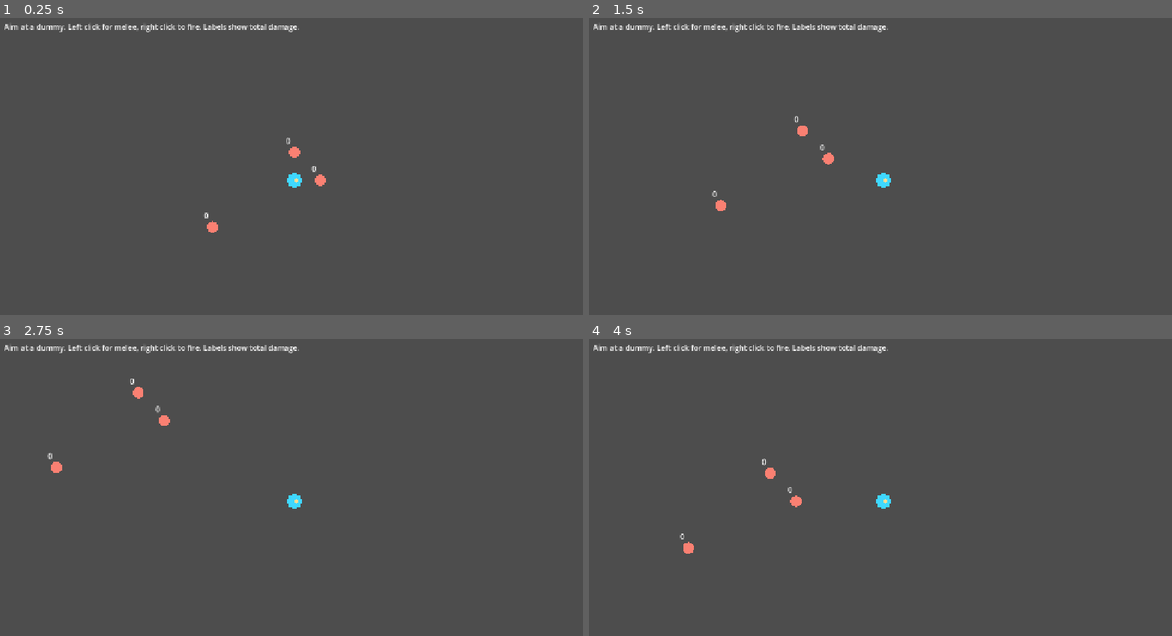
Above: before the commit, frames 1-4 (two rows, left to right).
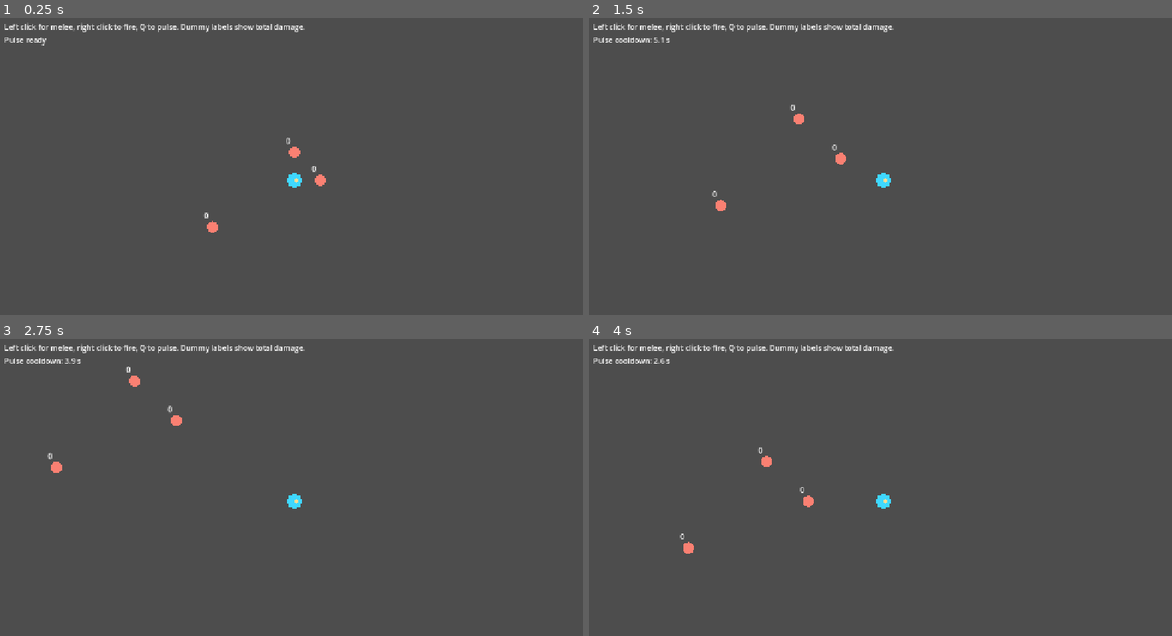
Above: after the commit, the same moments.

Repository: saiiie/The-Last-Lightkeeper
Game: Godot game, scene res://scenes/tests/a_combat_test.tscn
Two runs of this game, one before a commit and one after it. Both use one fixed random seed, a clock stepped at 60 frames per second and the inputs below. This scene is started directly instead of the project's main scene.
Inputs (mouse positions are in pixels of both pictures, inside the frame that each line leads up to):
- Up to frame 1 (0.25 s): no input
- Up to frame 2 (1.5 s): tap Enter at 0.5, 1.25 s; move the mouse to (1014, 163) at 0.52 s; hold D (move_right) 0.53-1.28 s; tap Q (lantern_pulse) at 0.6, 1.35 s; move the mouse to (763, 196) at 1.27 s; hold S (move_down) from 1.28 s (still down)
- Up to frame 3 (2.75 s): tap Enter at 2 s; move the mouse to (355, 428) at 2.02 s; release S (move_down) at 2.03 s; hold D (move_right) from 2.03 s (still down); click (355, 428) at 2.1 s; tap Q (lantern_pulse) at 2.3 s
- Up to frame 4 (4 s): tap Enter at 2.75, 3.5 s; move the mouse to (851, 567) at 2.77 s; release D (move_right) at 2.78 s; hold W (move_up) 2.78-3.53 s; right-click (851, 567) at 2.85 s; tap Q (lantern_pulse) at 3.05, 3.8 s; move the mouse to (1061, 552) at 3.52 s; hold A (move_left) from 3.53 s (still down); tap T at 3.6 s

The runs differ from the first frame. In frame 1, 0.7% of the frame differs, in the area x 0-53%, y 1-10%; in frame 2, 1.1%; in frame 3, 1.1%, in the area x 0-53%, y 1-30%; in frame 4, 1.1%.

Commit message:
feat(combat): add lantern pulse and cooldown feedback

Diff:
--- a/scenes/player/player.tscn
+++ b/scenes/player/player.tscn
@@ -29,3 +29,11 @@
 visible = false
 width = 6.0
 default_color = Color(1, 0.87, 0.58, 1)
+
+[node name="PulseRing" type="Line2D" parent="."]
+visible = false
+top_level = true
+width = 5.0
+default_color = Color(0.55, 0.93, 1, 1)
+closed = true
+antialiased = true
--- a/scenes/tests/a_combat_test.gd
+++ b/scenes/tests/a_combat_test.gd
@@ -3,6 +3,9 @@
 class Dummy extends Area2D:
 	var damage_received: int = 0
 	var readout := Label.new()
+	var pulse_hits: int = 0
+	var stun_remaining: float = 0.0
+	var knockback_velocity := Vector2.ZERO
 
 	func _ready() -> void:
 		collision_layer = 4
@@ -23,6 +26,21 @@
 		damage_received += amount
 		readout.text = str(damage_received)
 
+	func apply_lantern_pulse(stun_seconds: float, knockback: Vector2) -> void:
+		pulse_hits += 1
+		stun_remaining = stun_seconds
+		knockback_velocity = knockback
+		modulate = Color.LIGHT_SKY_BLUE
+
+	func _physics_process(delta: float) -> void:
+		if stun_remaining <= 0.0:
+			return
+		position += knockback_velocity * delta
+		knockback_velocity = knockback_velocity.move_toward(Vector2.ZERO, 1200.0 * delta)
+		stun_remaining = maxf(0.0, stun_remaining - delta)
+		if stun_remaining == 0.0:
+			modulate = Color.WHITE
+
 
 func _ready() -> void:
 	for location in [Vector2(55, 0), Vector2(0, -60), Vector2(-175, 100)]:
@@ -31,6 +49,46 @@
 		add_child(dummy)
 	if "--verify-a2" in OS.get_cmdline_user_args():
 		_verify.call_deferred()
+	if "--verify-a3" in OS.get_cmdline_user_args():
+		_verify_pulse.call_deferred()
+	$Player.pulse_cooldown_changed.connect(_show_pulse_cooldown)
+
+
+func _show_pulse_cooldown(remaining: float, _total: float) -> void:
+	$HUD/PulseStatus.text = "Pulse ready" if remaining <= 0.0 else "Pulse cooldown: %.1f s" % remaining
+
+
+func _verify_pulse() -> void:
+	var east: Dummy = get_child(2)
+	var north: Dummy = get_child(3)
+	var far: Dummy = get_child(4)
+	await _wait(4)
+	await _press_pulse()
+	var passed := east.pulse_hits == 1 and north.pulse_hits == 1 and far.pulse_hits == 0
+	passed = passed and east.stun_remaining > 0.0 and north.stun_remaining > 0.0
+	passed = passed and east.position.x > 55.0 and north.position.y < -60.0
+	passed = passed and $Player/PulseRing.visible and $Player.pulse_cooldown_remaining > 5.9
+	passed = passed and $HUD/PulseStatus.text.begins_with("Pulse cooldown")
+	await _press_pulse()
+	passed = passed and east.pulse_hits == 1 and north.pulse_hits == 1
+	await _wait(30)
+	passed = passed and not $Player/PulseRing.visible
+	await _wait(340)
+	passed = passed and $Player.pulse_cooldown_remaining == 0.0 and $HUD/PulseStatus.text == "Pulse ready"
+	await _press_pulse()
+	passed = passed and east.pulse_hits == 2 and north.pulse_hits == 2 and far.pulse_hits == 0
+	if passed:
+		print("A3 pulse checks passed")
+	else:
+		push_error("A3 pulse checks failed")
+	get_tree().quit(0 if passed else 1)
+
+
+func _press_pulse() -> void:
+	Input.action_press("lantern_pulse")
+	await _wait(3)
+	Input.action_release("lantern_pulse")
+	await _wait(1)
 
 
 func _verify() -> void:
--- a/scenes/tests/a_combat_test.tscn
+++ b/scenes/tests/a_combat_test.tscn
@@ -13,4 +13,9 @@
 [node name="Instructions" type="Label" parent="HUD"]
 offset_left = 20.0
 offset_top = 20.0
-text = "Aim at a dummy. Left click for melee, right click to fire. Labels show total damage."
+text = "Left click for melee, right click to fire, Q to pulse. Dummy labels show total damage."
+
+[node name="PulseStatus" type="Label" parent="HUD"]
+offset_left = 20.0
+offset_top = 48.0
+text = "Pulse ready"
--- a/scripts/player/player.gd
+++ b/scripts/player/player.gd
@@ -10,6 +10,12 @@
 const MELEE_REACH := 65.0
 const MELEE_COOLDOWN := 0.35
 const RANGED_COOLDOWN := 0.55
+const PULSE_RADIUS := 110.0
+const PULSE_COOLDOWN := 6.0
+const PULSE_STUN_SECONDS := 0.65
+const PULSE_KNOCKBACK_SPEED := 240.0
+const PULSE_FLASH_SECONDS := 0.3
+const ENEMY_MASK := 1 << 2
 
 @export var move_speed: float = 230.0
 @export_range(1, 1000) var max_health: int = 100
@@ -18,13 +24,19 @@
 
 var shards: int = 0
 var pulse_cooldown_remaining: float = 0.0
-var pulse_cooldown_total: float = 0.0
+var pulse_cooldown_total: float = PULSE_COOLDOWN
 var _controls_enabled: bool = true
 var _melee_remaining: float = 0.0
 var _ranged_remaining: float = 0.0
 var _melee_flash_remaining: float = 0.0
 
 @onready var _melee_flash: Line2D = $MeleeFlash
+@onready var _pulse_ring: Line2D = $PulseRing
+
+
+func _ready() -> void:
+	for segment in range(64):
+		_pulse_ring.add_point(Vector2.from_angle(TAU * segment / 64.0) * PULSE_RADIUS)
 
 
 func _physics_process(delta: float) -> void:
@@ -32,13 +44,47 @@
 	_ranged_remaining = maxf(0.0, _ranged_remaining - delta)
 	_melee_flash_remaining = maxf(0.0, _melee_flash_remaining - delta)
 	_melee_flash.visible = _melee_flash_remaining > 0.0
+	if pulse_cooldown_remaining > 0.0:
+		pulse_cooldown_remaining = maxf(0.0, pulse_cooldown_remaining - delta)
+		pulse_cooldown_changed.emit(pulse_cooldown_remaining, pulse_cooldown_total)
 	if not _controls_enabled or current_health <= 0:
 		return
 	var direction := Input.get_vector("move_left", "move_right", "move_up", "move_down")
 	velocity = direction * move_speed
 	move_and_slide()
+	if Input.is_action_just_pressed("lantern_pulse") and pulse_cooldown_remaining <= 0.0:
+		_cast_pulse()
 	var aim := global_position.direction_to(get_global_mouse_position())
 	_try_attacks(aim, Input.is_action_just_pressed("melee_attack"), Input.is_action_just_pressed("ranged_attack"))
+
+
+func _cast_pulse() -> void:
+	pulse_cooldown_remaining = pulse_cooldown_total
+	pulse_cooldown_changed.emit(pulse_cooldown_remaining, pulse_cooldown_total)
+
+	_pulse_ring.global_position = global_position
+	_pulse_ring.modulate.a = 1.0
+	_pulse_ring.show()
+	var fade := create_tween()
+	fade.tween_property(_pulse_ring, "modulate:a", 0.0, PULSE_FLASH_SECONDS)
+	fade.tween_callback(_pulse_ring.hide)
+
+	var circle := CircleShape2D.new()
+	circle.radius = PULSE_RADIUS
+	var query := PhysicsShapeQueryParameters2D.new()
+	query.shape = circle
+	query.transform.origin = global_position
+	query.collision_mask = ENEMY_MASK
+	query.collide_with_areas = true
+
+	var affected: Dictionary = {}
+	for hit in get_world_2d().direct_space_state.intersect_shape(query, 64):
+		var enemy := hit.collider as Node2D
+		if not is_instance_valid(enemy) or enemy in affected or not enemy.has_method("apply_lantern_pulse"):
+			continue
+		affected[enemy] = true
+		var knockback := global_position.direction_to(enemy.global_position) * PULSE_KNOCKBACK_SPEED
+		enemy.apply_lantern_pulse(PULSE_STUN_SECONDS, knockback)
 
 
 func _try_attacks(aim: Vector2, melee_pressed: bool, ranged_pressed: bool) -> void:
